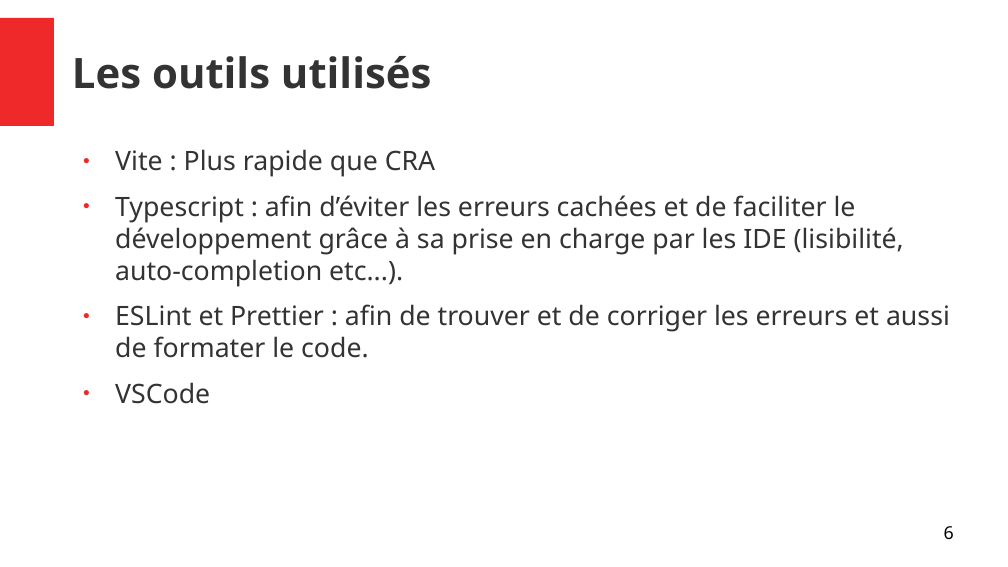
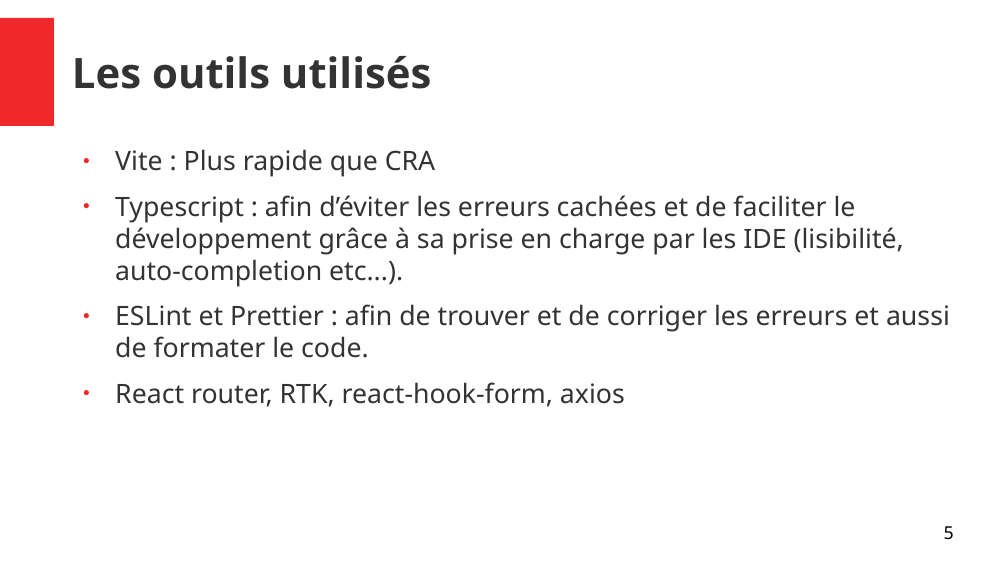
Before and after one commit to joskapotin/joskapotin_13_01042022, a slide deck: slide 5 of OC/SOUTENANCE/presentationProjet13.odp (slide 6 before the commit). Drawn at 1008x567 pixels with LibreOffice and Linux fonts; fonts in the diff are those of the drawing. Boxes give left, top, right and bottom in pixels: in the first picture for what was removed or moved away, otherwise in the second. Text is boxed around its words. In the diff, an @@ line names an element or a change of style, - is before the commit and + after.

```diff
--- a/OC/SOUTENANCE/presentationProjet13.odp
+++ b/OC/SOUTENANCE/presentationProjet13.odp
@@ text at [115, 382, 625, 407]: text changed @@
-● VSCode
+● React router, RTK, react-hook-form, axios
@@ page number at [944, 526, 954, 539]: text changed @@
-6
+5
```
Also in this commit, not shown: 2 other slides changed, 4 slides added, 1 slide removed, 4 other files.
